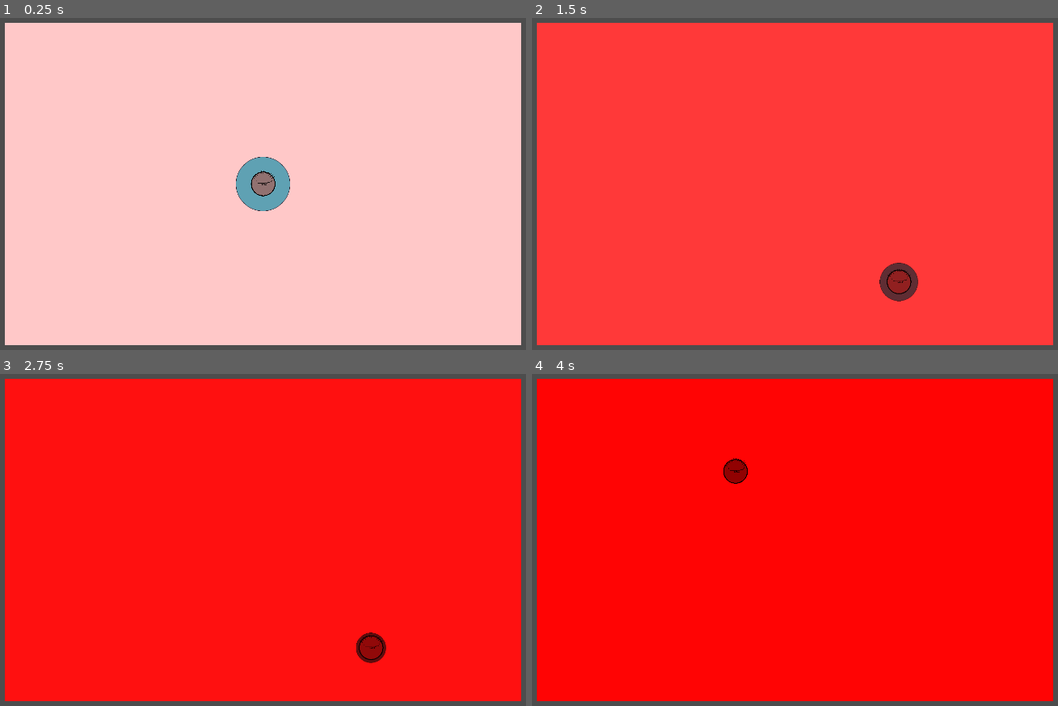
Above: before the commit, frames 1-4 (two rows, left to right).
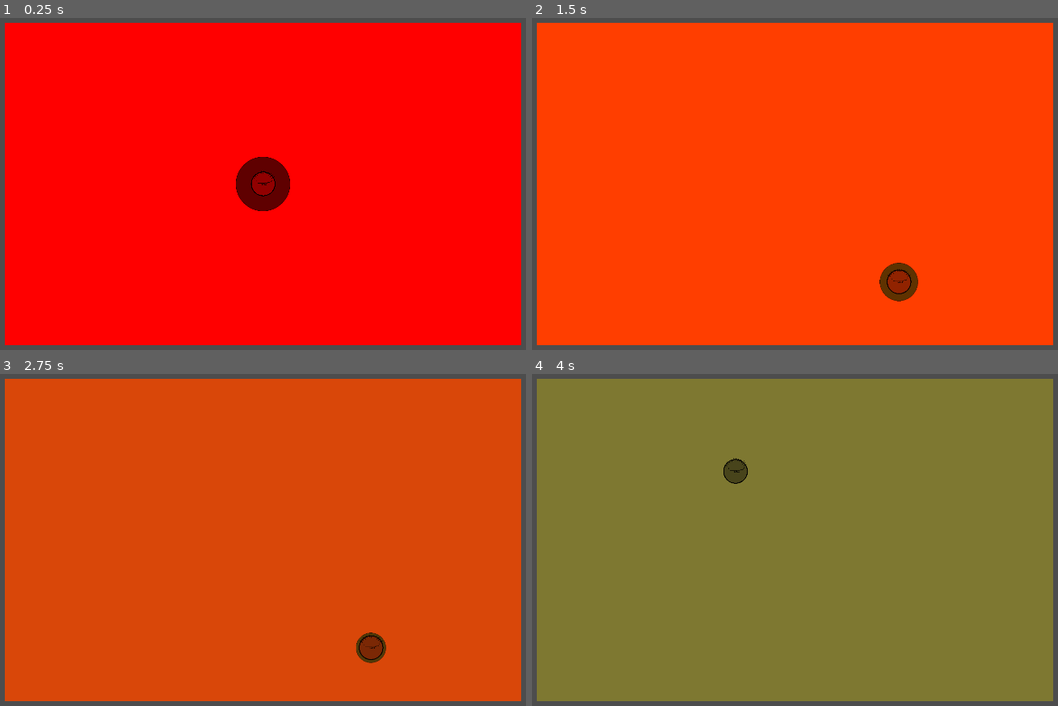
Above: after the commit, the same moments.

Repository: entityJY/deltarunesque-game
Game: Godot game, scene res://scenes/level.tscn
Same seed, same stepped clock (60 frames per second), same inputs: the game is played once before the commit and once after it. The project has no main scene, so this scene is started directly.
Inputs:
- Up to frame 1 (0.25 s): no input
- Up to frame 2 (1.5 s): tap Enter (ui_accept) at 0.5, 0.77 s; hold D (right) 0.53-1.28 s; tap P (nextStage, bound only after the commit) at 0.6 s; hold S (down) from 1.28 s (still down); tap Shift (dash) at 1.35 s
- Up to frame 3 (2.75 s): tap Enter (ui_accept) at 1.52 s; tap P (nextStage, bound only after the commit) at 1.55, 2.1 s; release S (down) at 2.03 s; hold D (right) from 2.03 s (still down)
- Up to frame 4 (4 s): tap Enter (ui_accept) at 2.75, 3.02, 3.77 s; release D (right) at 2.78 s; hold W (up) 2.78-3.53 s; tap P (nextStage, bound only after the commit) at 2.85, 3.8 s; hold A (left) from 3.53 s (still down); tap Shift (dash) at 3.6 s

The runs differ from the first frame. In frame 1, 95% of the frame differs, in the area x 0-100%, y 1-99%; in frame 2, 95%; in frame 3, 95%; in frame 4, 95%.

Commit message:
added blue track

Diff:
--- a/project.godot
+++ b/project.godot
@@ -56,6 +56,11 @@
 "events": [Object(InputEventKey,"resource_local_to_scene":false,"resource_name":"","device":-1,"window_id":0,"alt_press …(195 unchanged characters)…
 ]
 }
+nextStage={
+"deadzone": 0.2,
+"events": [Object(InputEventKey,"resource_local_to_scene":false,"resource_name":"","device":-1,"window_id":0,"alt_pressed":false,"shift_pressed":false,"ctrl_pressed":false,"meta_pressed":false,"pressed":false,"keycode":0,"physical_keycode":80,"key_label":0,"unicode":112,"location":0,"echo":false,"script":null)
+]
+}
 
 [layer_names]
 
--- a/scenes/modulateCanvas.gd
+++ b/scenes/modulateCanvas.gd
@@ -1,13 +1,11 @@
 extends CanvasModulate
 
-var hue: = 1.0
-var saturation: = 1.0
-var brightness: = 1.0
-var alpha: = 1.0
-var stage: = 1
+var stage := 0
+var tween: Tween
 
 # Called when the node enters the scene tree for the first time.
 func _ready() -> void:
+	color = Color.RED;
 	pass # Replace with function body.
 
 
@@ -16,27 +14,31 @@
 	var targetColor
 
 	if Input.is_action_just_pressed("nextStage"):
-		var prevStage = stage;
+		print("nextStage pressed")
+		var prevStage = stage
 		while stage == prevStage:
-			stage = randi_range(1, 5)
+			stage = randi_range(0, 4)
 
-	match stage:
-		1:
-			targetColor = Color.RED
+		match stage:
+			0:
+				targetColor = Color.RED
 
-		2:
-			targetColor = Color.DARK_ORANGE
+			1:
+				targetColor = Color.DARK_ORANGE
 
-		3:
-			targetColor = Color.YELLOW
+			2:
+				targetColor = Color.YELLOW
 
-		4:
-			targetColor = Color.LIME_GREEN
+			3:
+				targetColor = Color.LIME_GREEN
 
-		5:
-			targetColor = Color.BLUE
+			4:
+				targetColor = Color.BLUE
 
-	var tween = create_tween()
-	tween.tween_property(self, "color", targetColor, 2.0)
+		if tween:
+			tween.kill()
+
+		tween = create_tween()
+		tween.tween_property(self, "color", targetColor, 2.0)
 
 	pass
Not shown, added: tracks/Blue.mp3
